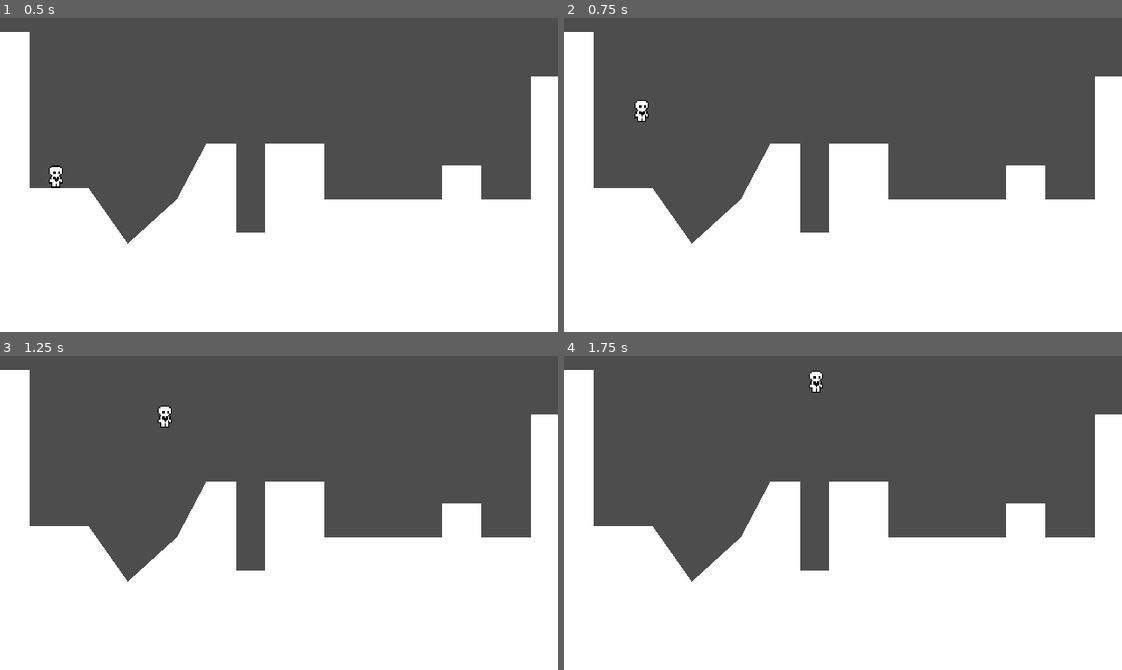
Above: before the commit, frames 1-4 (two rows, left to right).
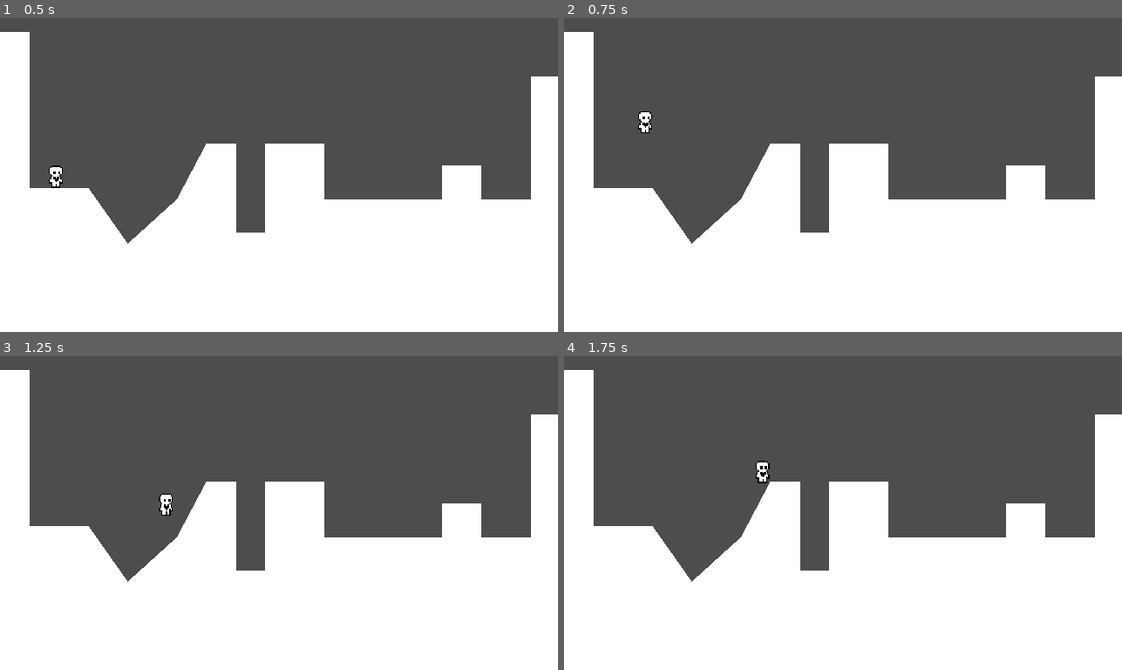
Above: after the commit, the same moments.

Repository: xachan/HeartPlatformer
Game: Godot game, scene res://world.tscn
The game is run twice, just before and just after one commit, with the same random seed, the same clock (stepped at 60 frames per second) and the same inputs.
Inputs:
- Up to frame 1 (0.5 s): no input
- Up to frame 2 (0.75 s): tap Enter (ui_accept) at 0.5, 0.6 s; hold Right (ui_right) from 0.53 s (still down)
- Up to frame 3 (1.25 s): keep holding Right (ui_right); tap Enter (ui_accept) at 0.77, 1.07 s
- Up to frame 4 (1.75 s): keep holding Right (ui_right); tap Enter (ui_accept) at 1.35, 1.52 s

Frame 1 is identical in both runs. In frame 2, 0.2% of the frame differs, in the area x 12-16%, y 26-37%; in frame 3, 0.3%; in frame 4, 0.3%, in the area x 34-47%, y 4-41%.

Commit message:
Video 1 Finished

Diff:
--- a/player.gd
+++ b/player.gd
@@ -1,33 +1,39 @@
 extends CharacterBody2D
 
 const SPEED = 100.0
-const ACCELERATION = 600.0
-const FRICTION = 800.0
+const ACCELERATION = 800.0
+const FRICTION = 1000.0
 const JUMP_VELOCITY = -300.0
 
-# Get the gravity from the project settings to be synced with RigidBody nodes.
 var gravity = ProjectSettings.get_setting("physics/2d/default_gravity")
 
 
 func _physics_process(delta):
-	# Add the gravity.
+	apply_gravity(delta)
+	handle_jump()
+
+	var input_axis = Input.get_axis("ui_left", "ui_right")
+
+	handle_acceleration(input_axis, delta)
+	apply_friction(input_axis, delta)
+	move_and_slide()
+
+func apply_gravity(delta):
 	if not is_on_floor():
 		velocity.y += gravity * delta
 
-	# Handle Jump.
+func handle_jump():
 	if is_on_floor():
 		if Input.is_action_just_pressed("ui_accept"):
 			velocity.y = JUMP_VELOCITY
 	else:
-		if Input.is_action_just_released("ui_accept"):
+		if Input.is_action_just_released("ui_accept") and velocity.y < JUMP_VELOCITY / 2:
 			velocity.y = JUMP_VELOCITY / 2
 
-	# Get the input direction and handle the movement/deceleration.
-	# As good practice, you should replace UI actions with custom gameplay actions.
-	var direction = Input.get_axis("ui_left", "ui_right")
-	if direction != 0:
-		velocity.x = move_toward(velocity.x, SPEED * direction, ACCELERATION * delta)
-	else:
+func handle_acceleration(input_axis, delta):
+	if input_axis != 0:
+		velocity.x = move_toward(velocity.x, SPEED * input_axis, ACCELERATION * delta)
+
+func apply_friction(input_axis, delta):
+	if input_axis == 0:
 		velocity.x = move_toward(velocity.x, 0, FRICTION * delta)
-
-	move_and_slide()
